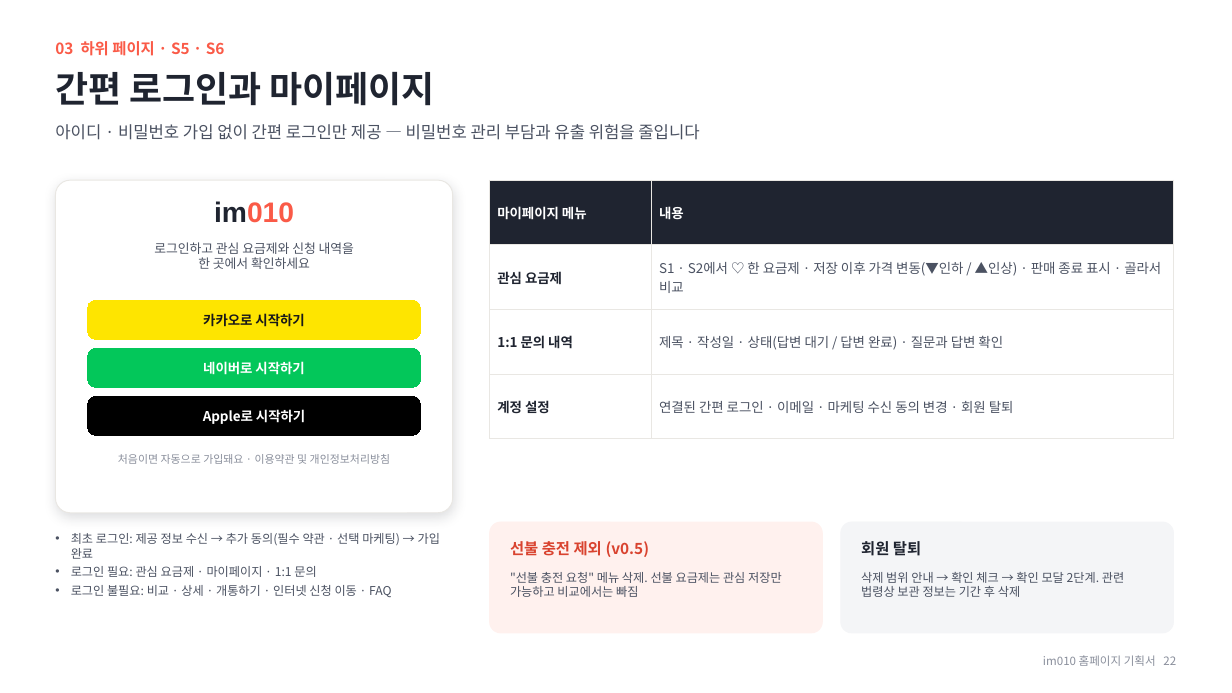
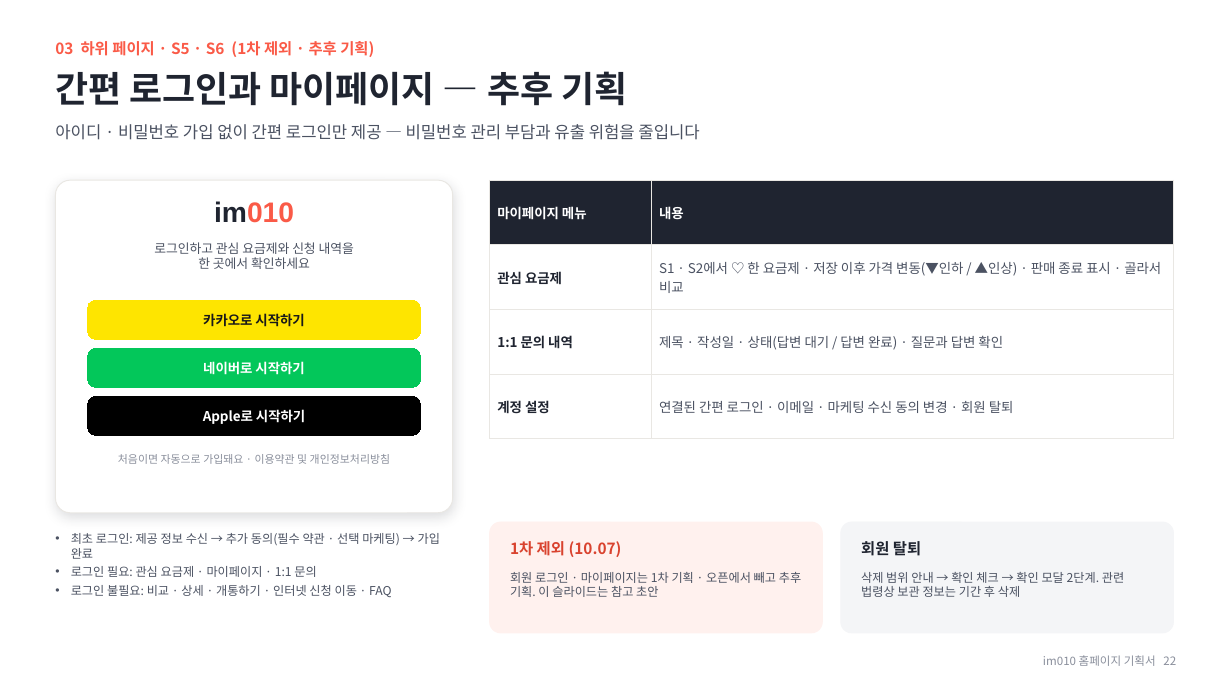
Before and after one commit to chlee-oss/im010, a slide deck: slide 22 of im010_기획서.pptx. Drawn at 1232x693 pixels with LibreOffice and Linux fonts; fonts in the diff are those of the drawing. Boxes give left, top, right and bottom in pixels: in the first picture for what was removed or moved away, otherwise in the second. Text is boxed around its words. In the diff, an @@ line names an element or a change of style, - is before the commit and + after.

```diff
--- a/im010_기획서.pptx
+++ b/im010_기획서.pptx
@@ text at [55,41,374,57]: text changed @@
-03 하위 페이지 · S5 · S6
+03 하위 페이지 · S5 · S6 (1차 제외 · 추후 기획)
@@ text at [55,71,627,106]: text changed @@
-간편 로그인과 마이페이지
+간편 로그인과 마이페이지 — 추후 기획
@@ text at [510,541,622,557]: text changed @@
-선불 충전 제외 (v0.5)
+1차 제외 (10.07)
@@ text at [510,572,801,597]: text changed @@
-"선불 충전 요청" 메뉴 삭제. 선불 요금제는 관심 저장만 가능하고 비교에서는 빠짐
+회원 로그인 · 마이페이지는 1차 기획 · 오픈에서 빼고 추후 기획. 이 슬라이드는 참고 초안
```
Also in this commit, not shown: 24 other slides changed, 3 other files.
